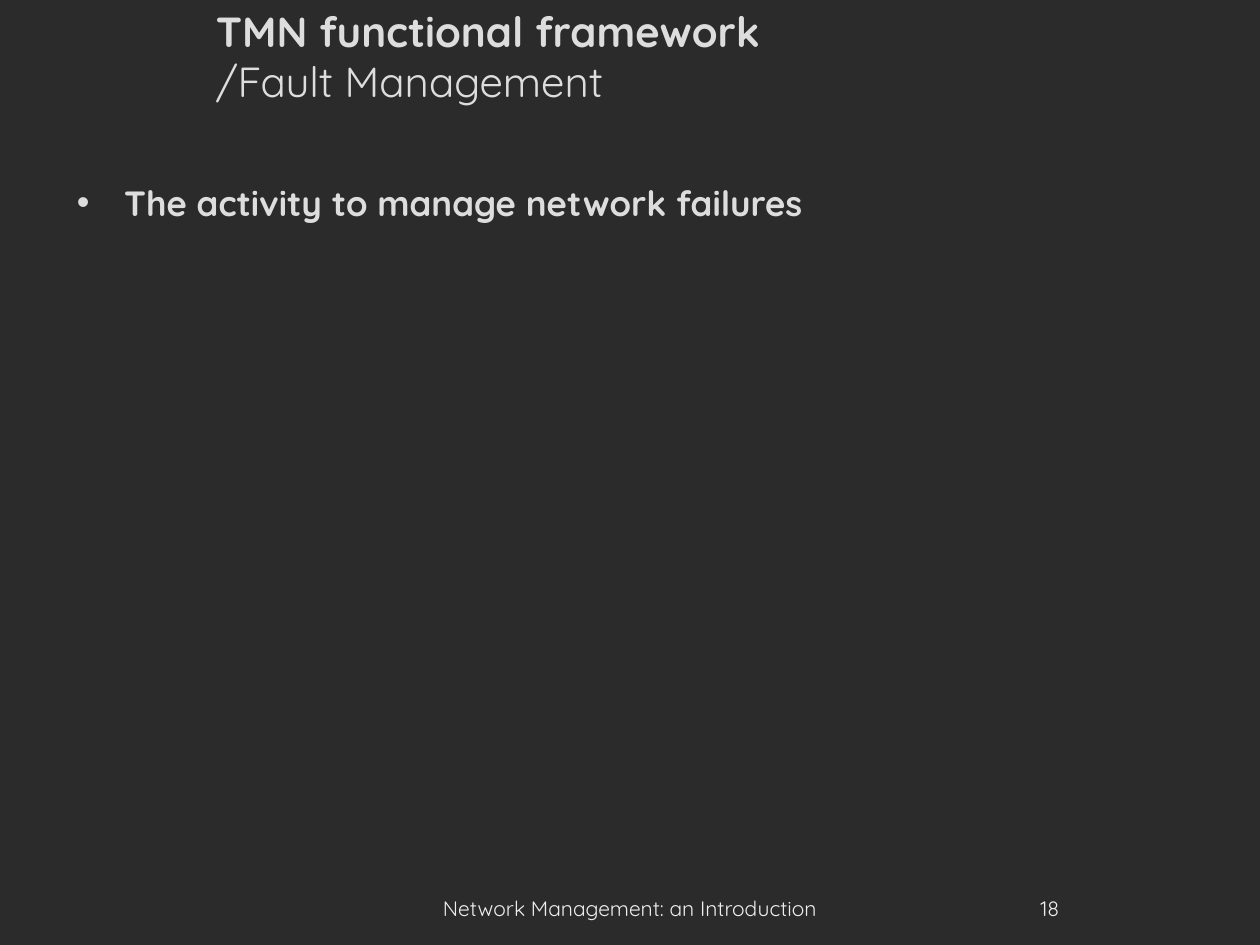
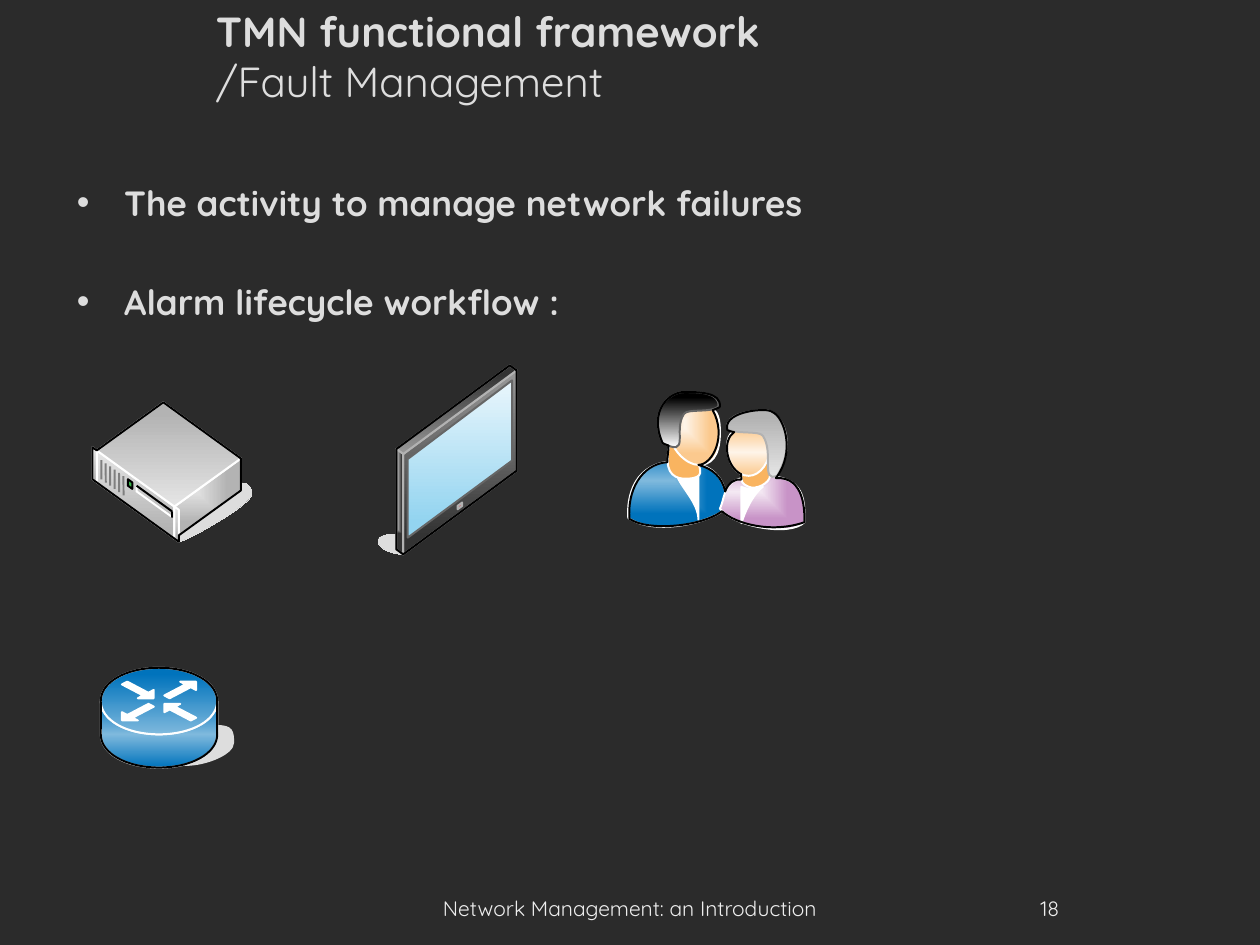
Before and after one commit to danielausparis/globals-3.00, a slide deck: slide 18 of globals-v3.00.odp. Drawn at 1260x945 pixels with LibreOffice and Linux fonts; fonts in the diff are those of the drawing; background and template pictures are left out; a plain dark background stands for a picture behind light text. Boxes give left, top, right and bottom in pixels: in the first picture for what was removed or moved away, otherwise in the second. Text is boxed around its words. In the diff, an @@ line names an element or a change of style, - is before the commit and + after.

Commit message:
add F figure

```diff
--- a/globals-v3.00.odp
+++ b/globals-v3.00.odp
@@ text at <box>124,289,540,322</box>: paragraph added @@
+• Alarm lifecycle workflow :
@@ group added at <box>92,402,252,542</box>: 10 lines, 8 freeform shapes @@
@@ group added at <box>629,392,804,529</box>: 11 freeform shapes @@
@@ group added at <box>378,365,517,554</box>: 7 freeform shapes @@
@@ group added at <box>101,668,233,767</box>: 8 freeform shapes @@
```
